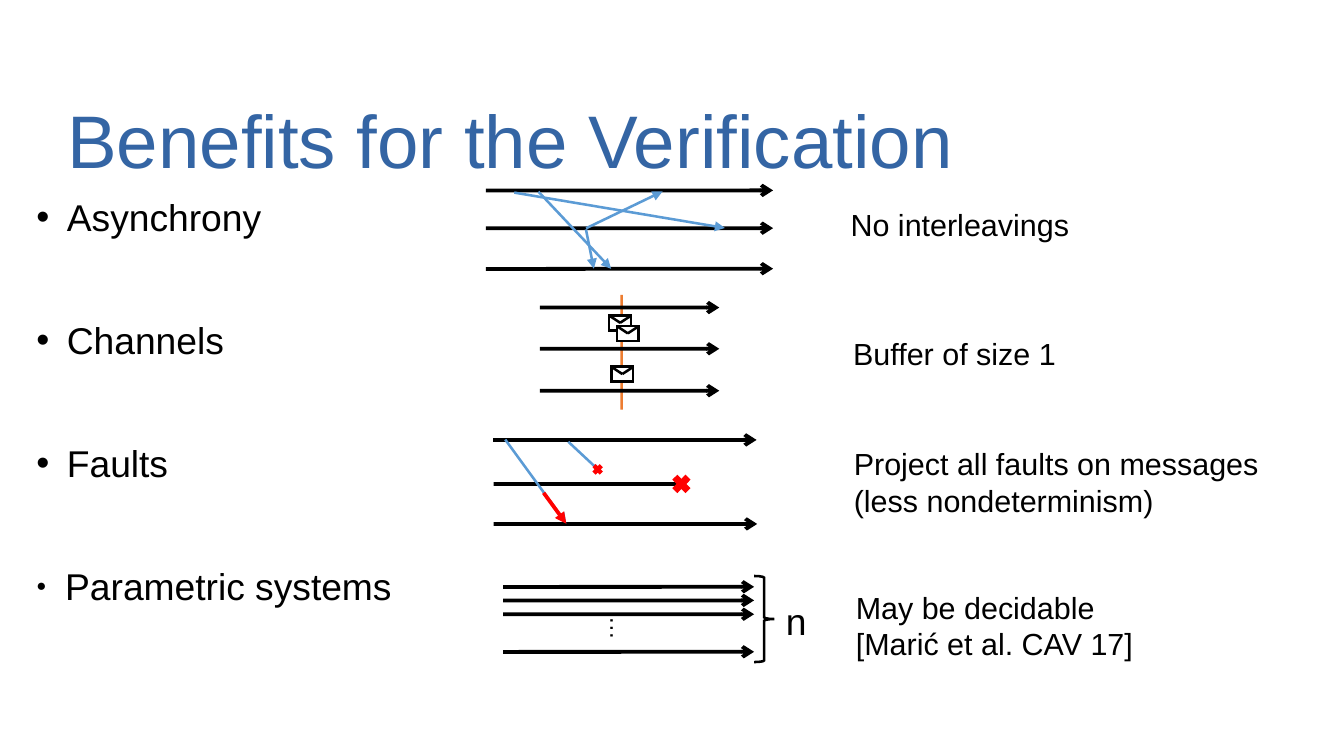
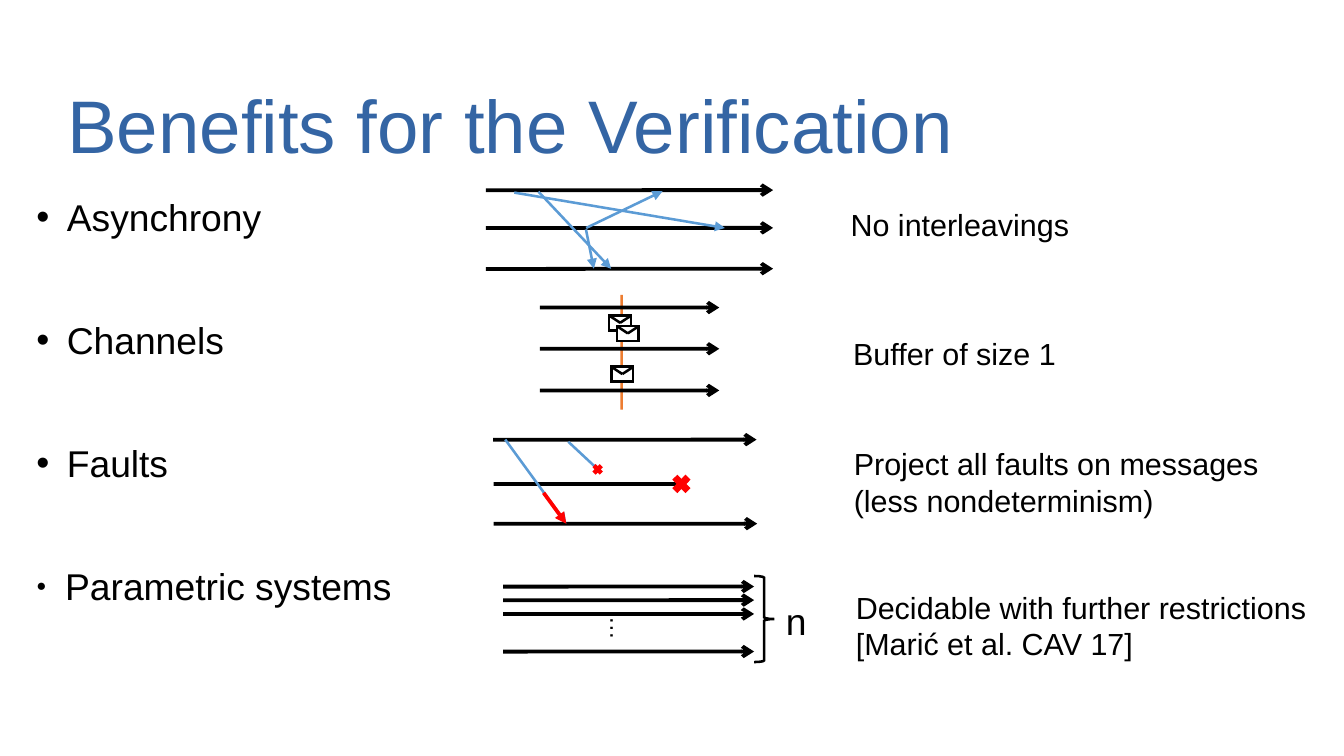
Before and after one commit to dzufferey/presentations, a slide deck: slide 16 of 2019_06_21_VDS/On_Structuring_Communication_and_Verification.odp (slide 17 before the commit). Drawn at 1344x756 pixels with LibreOffice and Linux fonts; fonts in the diff are those of the drawing; background and template pictures are left out. Boxes give left, top, right and bottom in pixels: in the first picture for what was removed or moved away, otherwise in the second. Text is boxed around its words. In the diff, an @@ line names an element or a change of style, - is before the commit and + after.

```diff
--- a/2019_06_21_VDS/On_Structuring_Communication_and_Verification.odp
+++ b/2019_06_21_VDS/On_Structuring_Communication_and_Verification.odp
@@ title "Benefits for the Verification": place and size @@
-title "Benefits for the Verification" at [67,114,952,169]
+title "Benefits for the Verification" at [67,99,952,154]
@@ text at [856,597,1306,620]: text changed @@
-May be decidable
+Decidable with further restrictions
```
Also in this commit, not shown: 9 other slides changed, 1 slide added, 2 slides removed.
